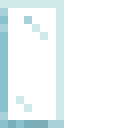
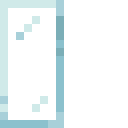
Layered file, before and after one edit (128 × 128). Changes by layer:
removed layer "Layer 2" over (0, 0, 64, 128)
removed layer "Layer 0" over (0, 0, 64, 128)
added layer "glass copy" above "glass" over (0, 0, 64, 128)
added layer "glass" over (0, 8, 40, 112)
